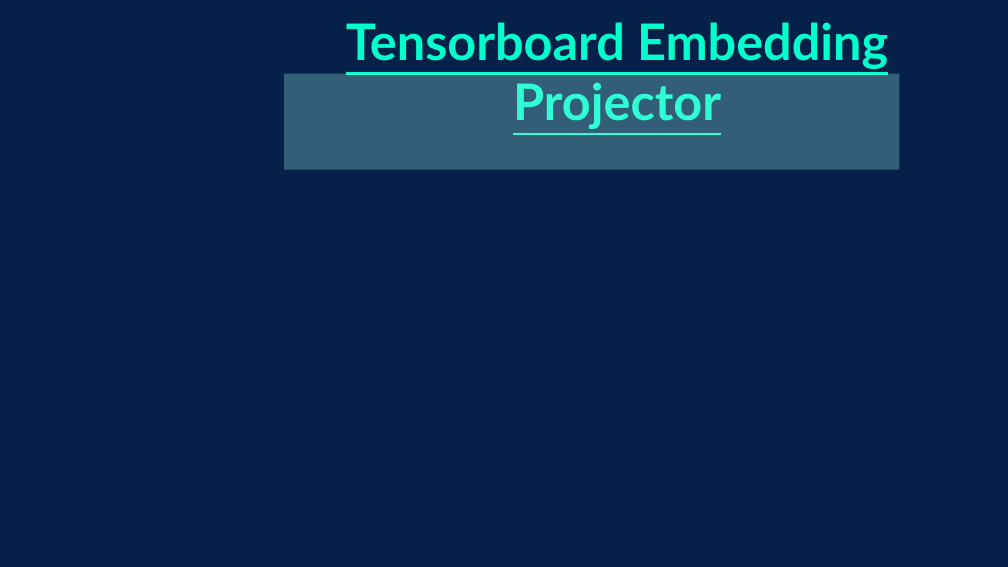
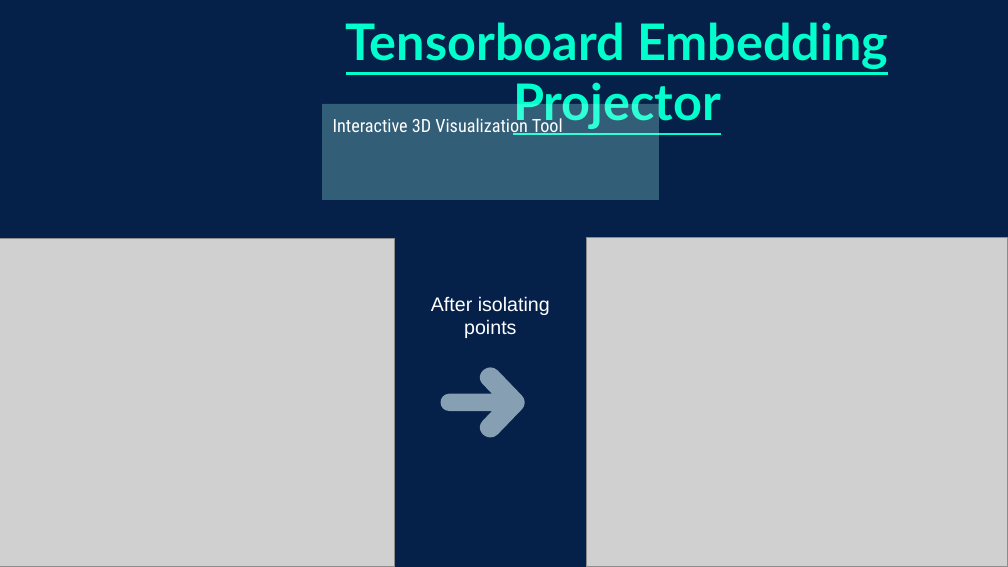
Before and after one commit to boohooo/AirBnB, a slide deck: slide 21 of PPT/AirBB Recommender_v2.pptx (slide 18 before the commit). Drawn at 1008x567 pixels with LibreOffice and Linux fonts; fonts in the diff are those of the drawing; grey boxes stand for pictures; background and template pictures are left out. Boxes give left, top, right and bottom in pixels: in the first picture for what was removed or moved away, otherwise in the second. Text is boxed around its words. In the diff, an @@ line names an element or a change of style, - is before the commit and + after.

```diff
--- a/PPT/AirBB Recommender_v2.pptx
+++ b/PPT/AirBB Recommender_v2.pptx
@@ snip rect: place and size @@
-snip rect at (284, 74, 899, 170)
+snip rect at (322, 104, 659, 200)
@@ subtitle added at (333, 115, 563, 135), 13 pt, text #FFFFFF @@
+Interactive 3D Visualization Tool
@@ picture added at (0, 238, 394, 566) @@
@@ picture added at (587, 238, 1008, 566) @@
@@ text added at (431, 296, 550, 338), 14 pt, text #FFFFFF @@
+After isolating points
@@ freeform shape added at (437, 368, 524, 438), fill #869FB2 @@
```
Also in this commit, not shown: 6 other slides changed, 8 slides added, 6 slides removed.
